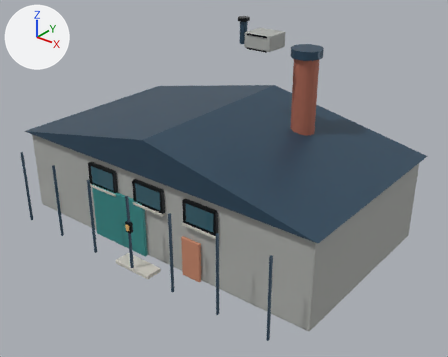
What one commit did to the glTF model assets/models/realistic/IND_LOW_3x2_002.glb.
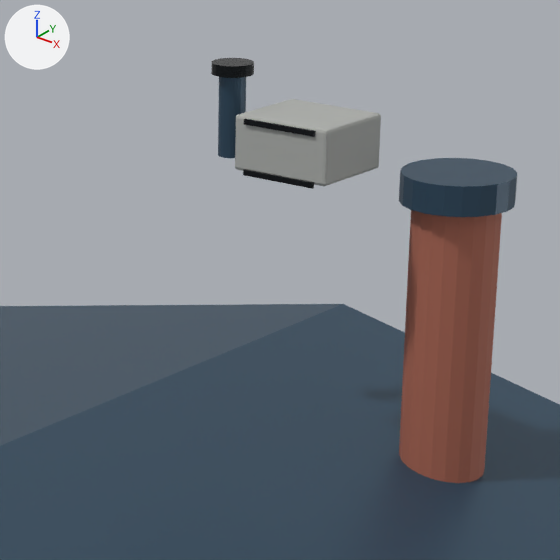
Each version appears first whole from a camera (50 mm lens) standing at (5.64, -6.87, 5.05) and looking at (0.39, -0.29, 0.97), and next in a close-up on the part from 40% to 75% of the width and 0% to 44% of the height. The axes (+X, +Y, +Z) are drawn at upper left. The lights are the same throughout. The first two pictures are the older version. Objects named as collision shapes, trigger or cutter boxes, shadow casters or lower levels of detail are left out. Where no turn or scale is listed for an object, it has been applied to the vertices. Vertices at exactly the same position are counted once.

In view in the first close-up: 'IND_LOW_3x2_002_Visual'.
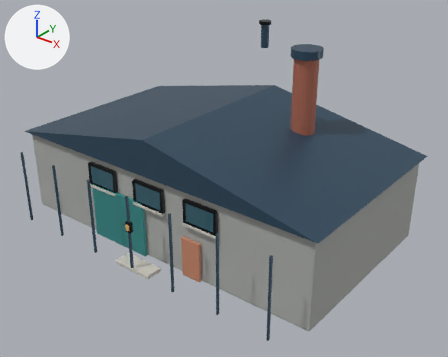
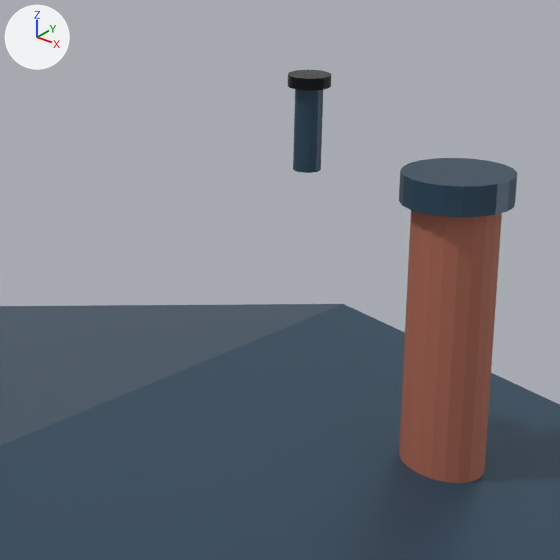
The edits, one by one:
me_cube is used by ob_ind_low_3x2_002_visual; location (0.0, 0.0, 0.675).
me_cube had 1534 vertices, 2900 faces and spanned x -2.74..2.74, y -1.94..1.55, z -0.68..2.59.
me_cube now has 1366 vertices, 2576 faces and spans x -2.74..2.74, y -1.94..1.55, z -0.68..2.59.
me_cube part 1: the loose piece of 48 vertices spanning x 0.23..0.34, y 0.22..0.33, z 2.21..2.56 is moved by (0.37, 0.0, 0.0).
me_cube part 2: the loose piece of 48 vertices spanning x 0.2..0.37, y 0.19..0.36, z 2.54..2.59 is moved by (0.37, 0.0, 0.0).
me_cube part 3: the loose piece of 56 vertices spanning x 0.49..0.83, y 0.08..0.09, z 2.4..2.43 is deleted.
me_cube part 4: the loose piece of 56 vertices spanning x 0.49..0.83, y 0.08..0.09, z 2.2..2.23 is deleted.
me_cube part 5: the loose piece of 56 vertices spanning x 0.44..0.88, y 0.09..0.47, z 2.21..2.43 is deleted.

Boxes [x1, y1, x2, y2] around the edits, measured in the close-ups (560 x 560 px; the box of a moved part takes in the faces that stretch with it):
'IND_LOW_3x2_002_Visual', reshaped
    before: [0, 58, 560, 560]
    after: [0, 70, 560, 560]
part 1 of me_cube, moved or reshaped
    before: [218, 77, 246, 158]
    after: [293, 89, 323, 173]
part 2 of me_cube, moved or reshaped
    before: [211, 58, 254, 78]
    after: [288, 70, 331, 91]
part 3 of me_cube, deleted (black)
    before: [244, 118, 316, 137]
part 4 of me_cube, deleted (black)
    before: [243, 169, 314, 189]
part 5 of me_cube, deleted
    before: [235, 99, 381, 186]
